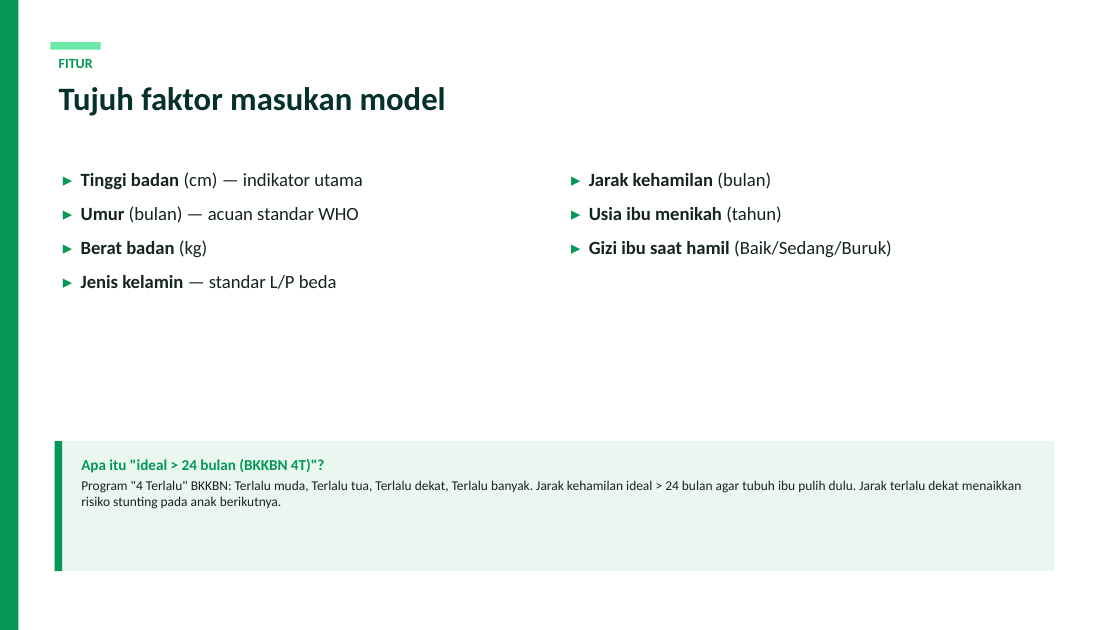
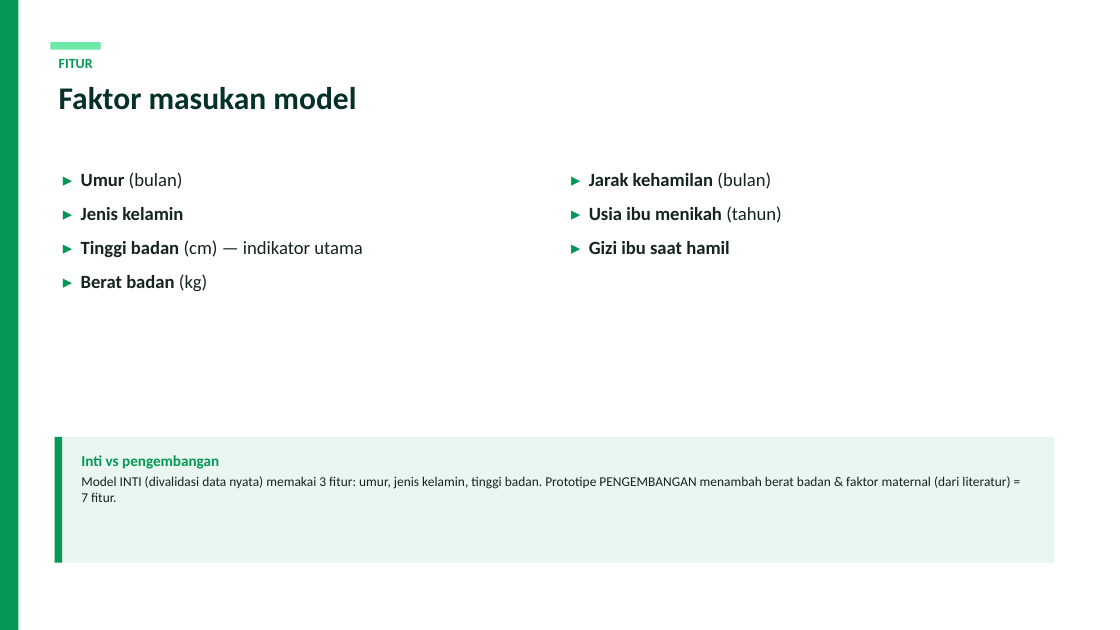
Before and after one commit to steffenkwik/machinelearning-ai, a slide deck: slide 5 of StuntCare_AI_Presentation.pptx (slide 4 before the commit). Drawn at 1120x630 pixels with LibreOffice and Linux fonts; fonts in the diff are those of the drawing. Boxes give left, top, right and bottom in pixels: in the first picture for what was removed or moved away, otherwise in the second. Text is boxed around its words. In the diff, an @@ line names an element or a change of style, - is before the commit and + after.

```diff
--- a/StuntCare_AI_Presentation.pptx
+++ b/StuntCare_AI_Presentation.pptx
@@ text at bbox=[59, 87, 356, 110]: text changed; size 28 to 27 pt @@
-Tujuh faktor masukan model
+Faktor masukan model
@@ text at bbox=[81, 172, 183, 220]: paragraphs added @@
+▸ Umur (bulan)
+▸ Jenis kelamin
@@ text at bbox=[81, 206, 359, 223]: paragraph removed @@
-▸ Umur (bulan) — acuan standar WHO
@@ text at bbox=[589, 241, 729, 254]: text changed; bold on @@
-▸ Gizi ibu saat hamil (Baik/Sedang/Buruk)
+▸ Gizi ibu saat hamil
@@ text at bbox=[81, 275, 337, 289]: paragraph removed @@
-▸ Jenis kelamin — standar L/P beda
@@ rectangle: place and size @@
-rectangle at bbox=[55, 441, 1054, 571]
+rectangle at bbox=[55, 437, 1054, 563]
@@ rectangle: place and size @@
-rectangle at bbox=[55, 441, 62, 571]
+rectangle at bbox=[55, 437, 62, 563]
@@ text at bbox=[81, 455, 1010, 502]: text changed @@
-Apa itu "ideal > 24 bulan (BKKBN 4T)"?
-Program "4 Terlalu" BKKBN: Terlalu muda, Terlalu tua, Terlalu dekat, Terlalu banyak. Jarak kehamilan ideal > 24 bulan agar tubuh ibu pulih dulu. Jarak terlalu dekat menaikkan risiko stunting pada anak berikutnya.
+Inti vs pengembangan
+Model INTI (divalidasi data nyata) memakai 3 fitur: umur, jenis kelamin, tinggi badan. Prototipe PENGEMBANGAN menambah berat badan & faktor maternal (dari literatur) = 7 fitur.
```
Also in this commit, not shown: 6 other slides changed, 10 slides added, 7 slides removed, 32 other files.
